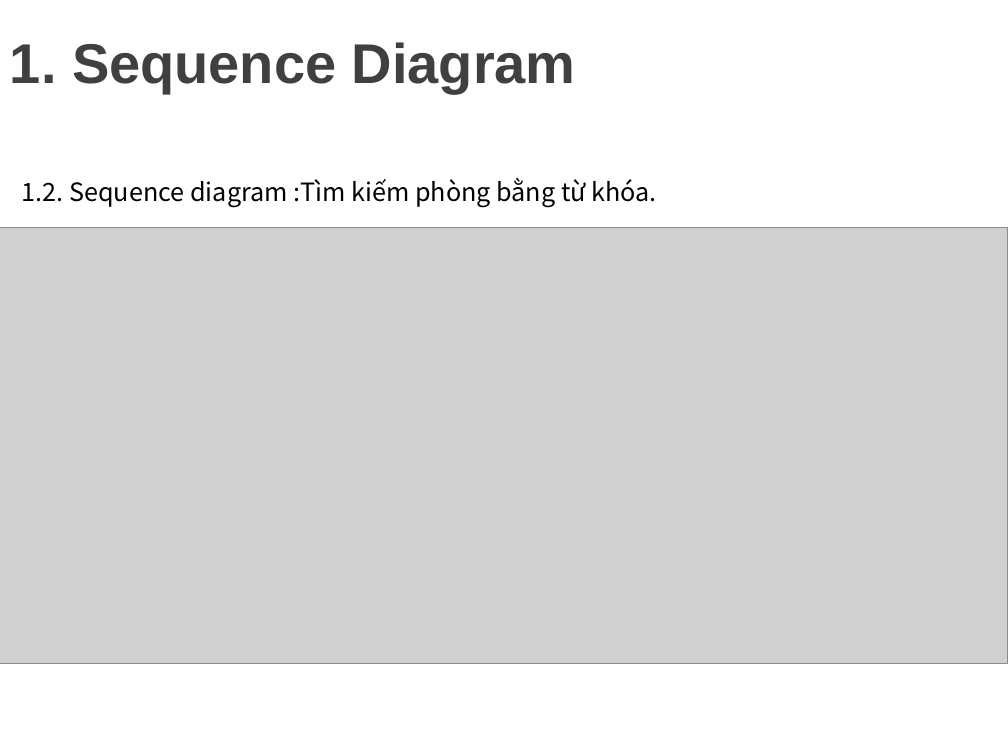
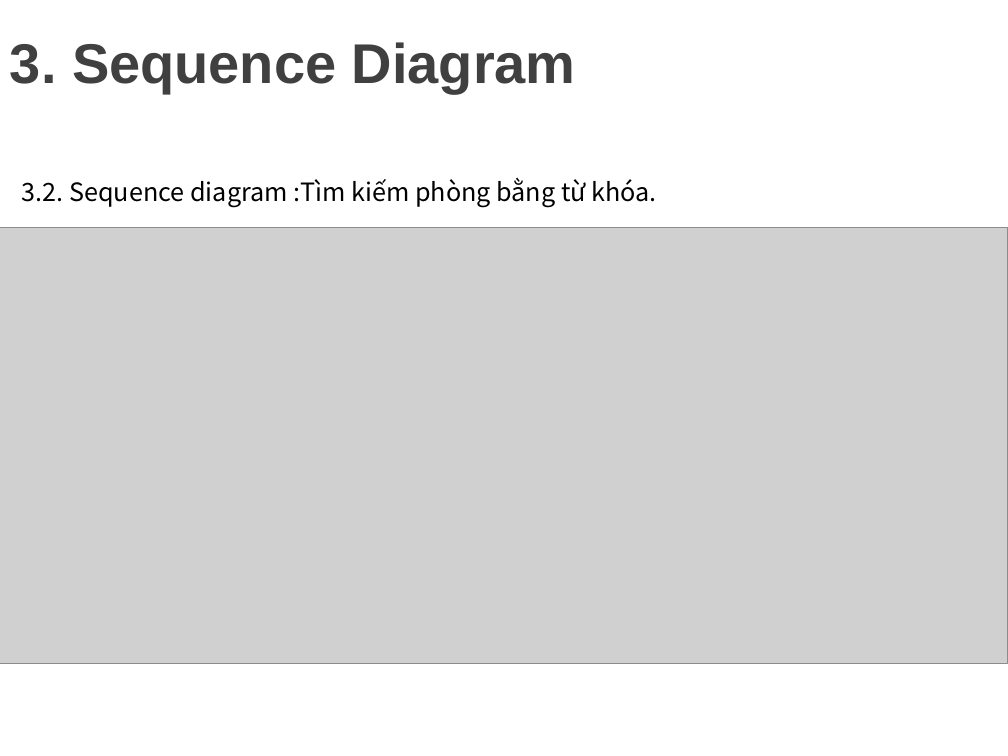
Before and after one commit to minhdat1602/2021_cnpm_group09, a slide deck: slide 17 of document_slide/slide.pptx. Drawn at 1008x756 pixels with LibreOffice and Linux fonts; fonts in the diff are those of the drawing; grey boxes stand for pictures; background and template pictures are left out. Boxes give left, top, right and bottom in pixels: in the first picture for what was removed or moved away, otherwise in the second. Text is boxed around its words. In the diff, an @@ line names an element or a change of style, - is before the commit and + after.

Commit message:
update slide

```diff
--- a/document_slide/slide.pptx
+++ b/document_slide/slide.pptx
@@ title at bbox=[10, 42, 576, 93]: text changed @@
-1. Sequence Diagram
+3. Sequence Diagram
@@ text at bbox=[22, 178, 657, 207]: text changed @@
-1.2. Sequence diagram :Tìm kiếm phòng bằng từ khóa.
+3.2. Sequence diagram :Tìm kiếm phòng bằng từ khóa.
```
Also in this commit, not shown: 10 other slides changed, 1 slide removed.
